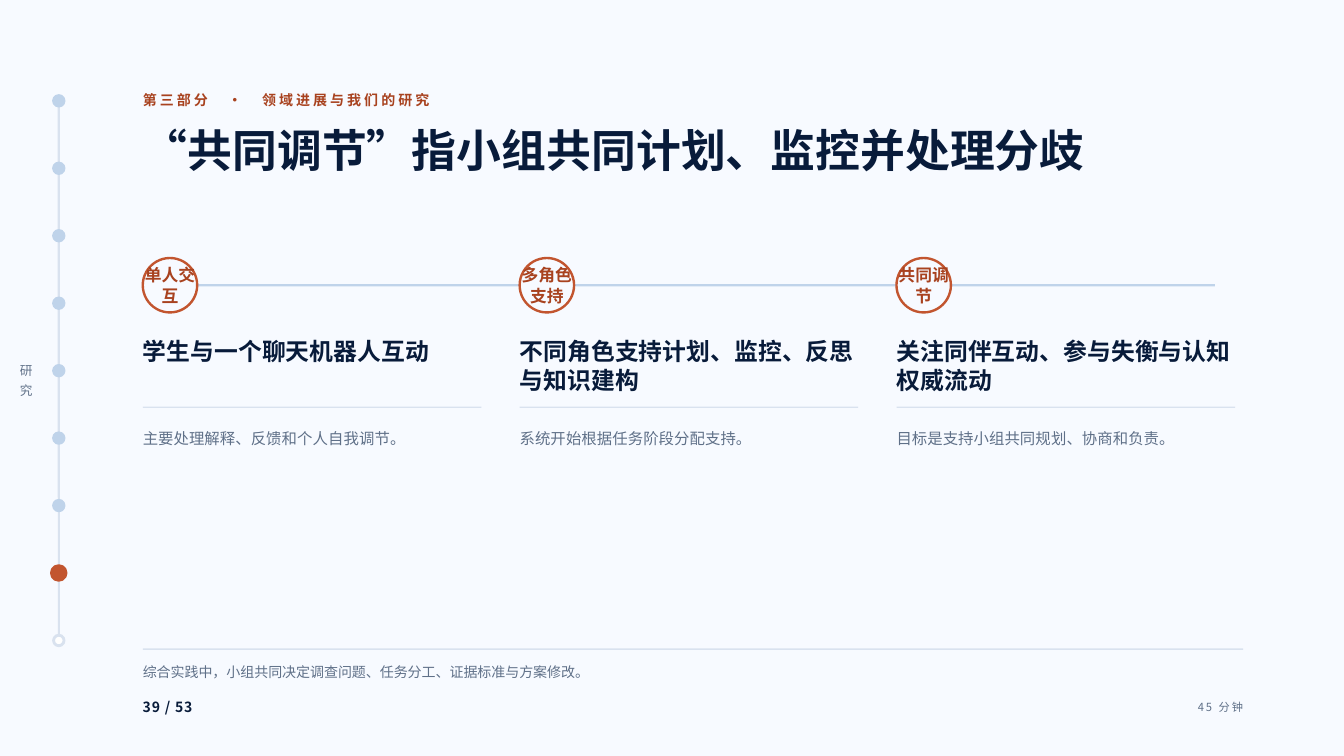
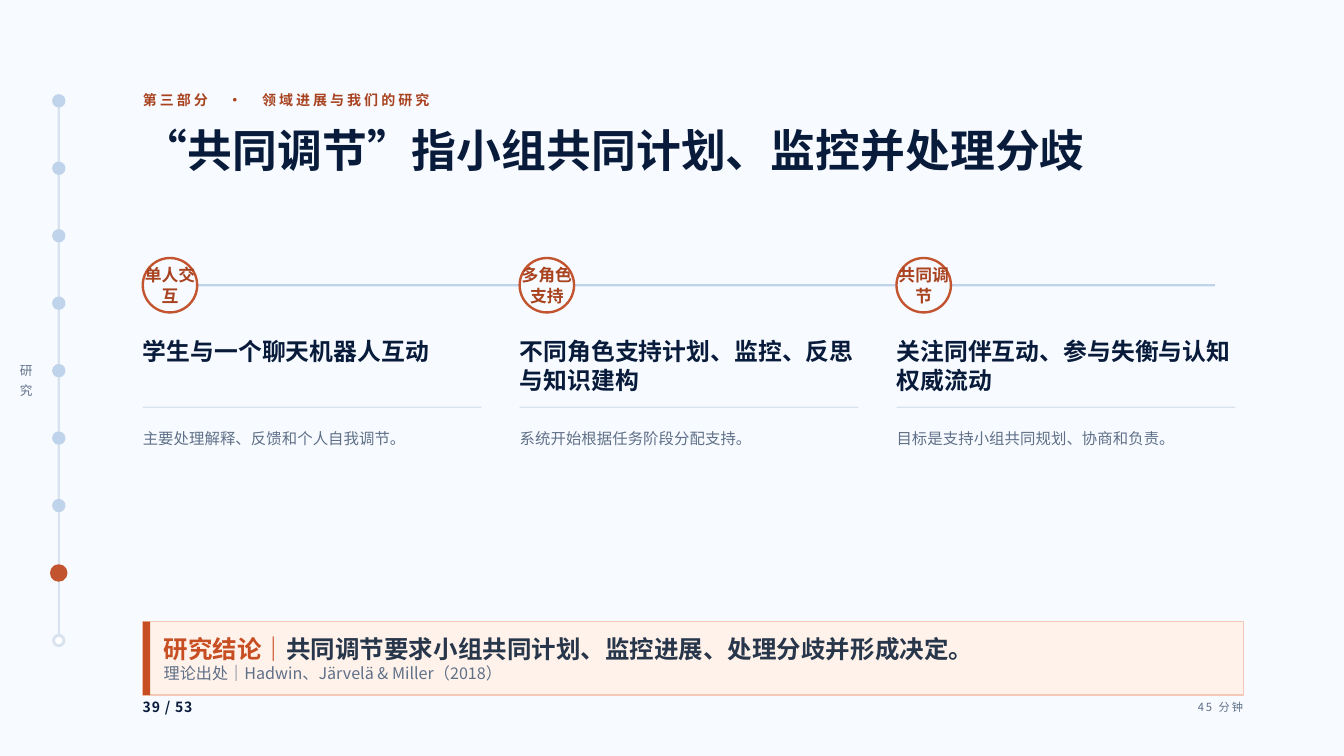
Before and after one commit to tonyxinvip/slides, a slide deck: slide 39 of student-ai-cognitive-division-2026/downloads/student-ai-cognitive-division-2026.pptx. Drawn at 1344x756 pixels with LibreOffice and Linux fonts; fonts in the diff are those of the drawing. Boxes give left, top, right and bottom in pixels: in the first picture for what was removed or moved away, otherwise in the second. Text is boxed around its words. In the diff, an @@ line names an element or a change of style, - is before the commit and + after.

```diff
--- a/student-ai-cognitive-division-2026/downloads/student-ai-cognitive-division-2026.pptx
+++ b/student-ai-cognitive-division-2026/downloads/student-ai-cognitive-division-2026.pptx
@@ rectangle "研究结论｜共同调节要求小组共同计划、监控进展、处理分歧并形成决定。": place and size @@
-rectangle "研究结论｜共同调节要求小组共同计划、监控进展、处理分歧并形成决定。" at [143, 665, 589, 678]
+rectangle "研究结论｜共同调节要求小组共同计划、监控进展、处理分歧并形成决定。" at [143, 622, 1244, 696]
@@ rectangle "研究结论｜共同调节要求小组共同计划、监控进展、处理分歧并形成决定。" at [143, 622, 1244, 696]: vertical alignment top to middle; fill none to #FFF2EA; outline none to #F3C8B7 0.75 pt @@
@@ rectangle added at [143, 622, 150, 696], fill #C74E22 @@
@@ text in rectangle at [164, 636, 973, 681]: text changed; size 10 to 17.5 pt; bold on @@
-综合实践中，小组共同决定调查问题、任务分工、证据标准与方案修改。
+研究结论｜共同调节要求小组共同计划、监控进展、处理分歧并形成决定。
+理论出处｜Hadwin、Järvelä & Miller（2018）
```
Also in this commit, not shown: 25 other slides changed, 57 other files.
